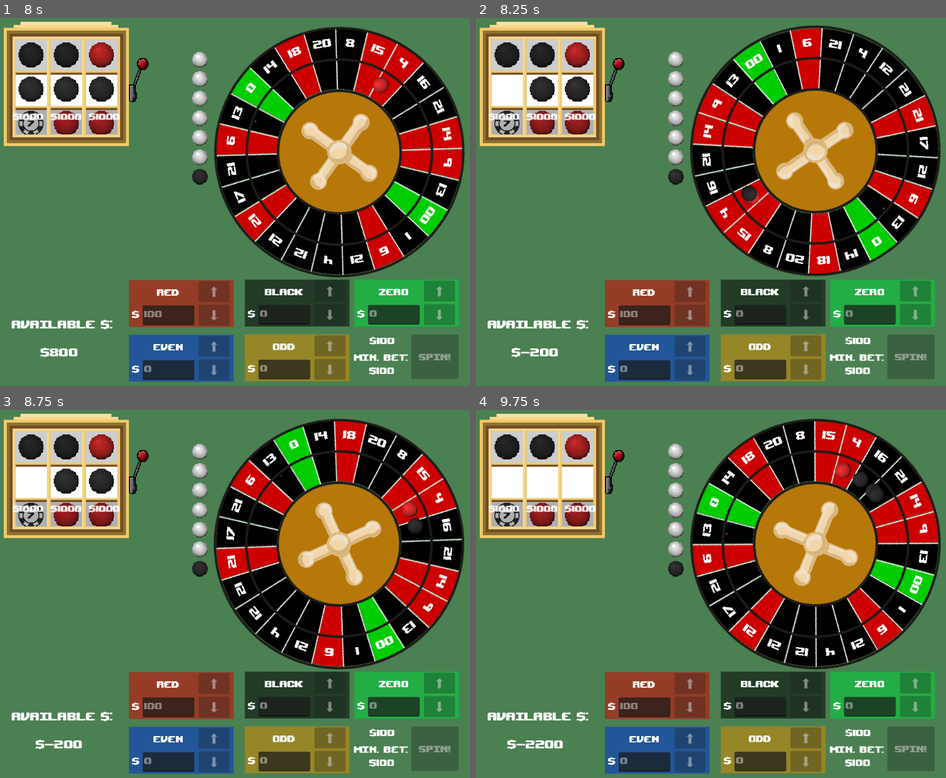
Above: before the commit, frames 1-4 (two rows, left to right).
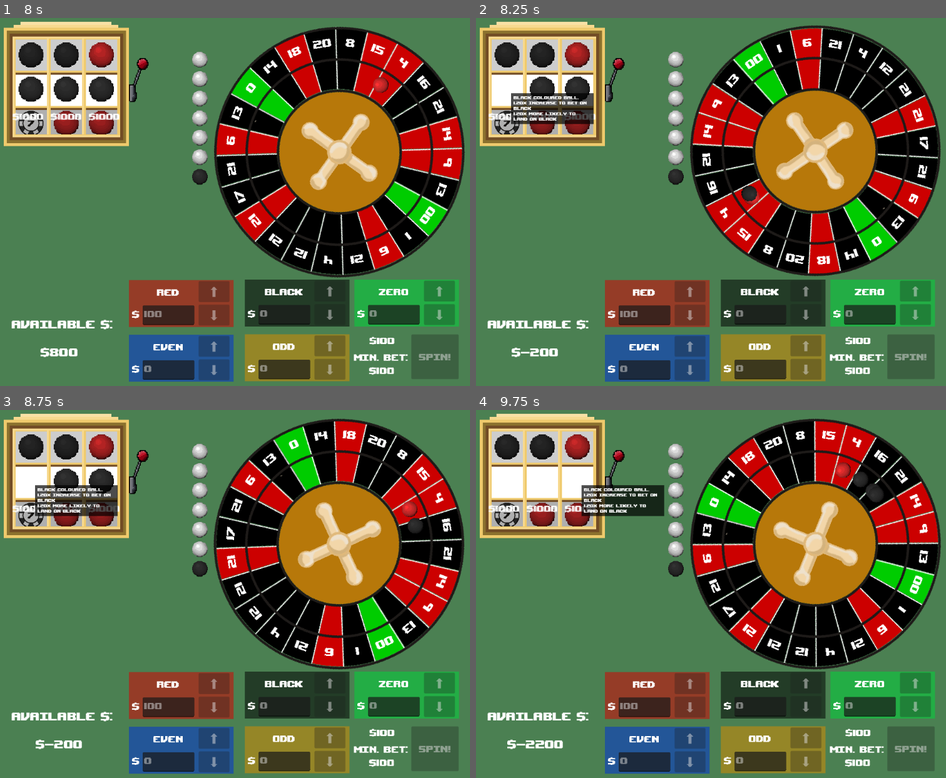
Above: after the commit, the same moments.

Repository: RossRKK/gmtk-game-jam-2025
Game: Godot game, scene res://scenes/roulette_scene.tscn
Two runs of this game, one before a commit and one after it. Both use one fixed random seed, a clock stepped at 60 frames per second and the inputs below. Sound files missing from this copy of the repository are replaced by a short silence.
Inputs (mouse positions are in pixels of both pictures, inside the frame that each line leads up to):
- Up to frame 1 (8 s): click (136, 84) at 0.5 s; click "⬆" at 1.25 s; click "Spin!" at 2 s; click (32, 87) at 2.77 s; click (65, 87) at 3.52 s; click (136, 84) at 4.25 s; click (103, 87) at 5.02 s; click (32, 87) at 5.77 s; click (65, 87) at 6.52 s; click (103, 87) at 7.27 s
- Up to frame 2 (8.25 s): click (508, 87) at 8.02 s
- Up to frame 3 (8.75 s): no input
- Up to frame 4 (9.75 s): click (541, 479) at 8.77 s; click (579, 479) at 9.5 s

Frame 1 is identical in both runs. In frame 2, 1.3% of the frame differs, in the area x 7-26%, y 20-29%; in frame 3, 1.3%; in frame 4, 1.5%, in the area x 22-41%, y 20-29%.

Commit message:
Added tooltips for powerups

Diff:
--- a/scenes/roulette_scene.tscn
+++ b/scenes/roulette_scene.tscn
@@ -85,15 +85,15 @@
 metadata/_custom_type_script = "uid://x11m5fkbtgsf"
 
 [node name="BackDrop" type="ColorRect" parent="ToolTip"]
-offset_right = 205.0
-offset_bottom = 99.0
+offset_right = 169.0
+offset_bottom = 63.0
 color = Color(0, 0, 0, 0.701961)
 
 [node name="TooltipText" type="RichTextLabel" parent="ToolTip"]
 offset_left = 5.0
 offset_top = 3.0
-offset_right = 201.0
-offset_bottom = 93.0
+offset_right = 165.0
+offset_bottom = 58.0
 theme = ExtResource("10_oygq2")
 text = "This is the tooltip"
 fit_content = true
--- a/scripts/balls/special_balls/coloured_ball.gd
+++ b/scripts/balls/special_balls/coloured_ball.gd
@@ -6,6 +6,7 @@
 @export var colour: Segment.RouletteColour
 
 @export var bet_multiplier: float = 1.2
+@export var affinity: float = 1.2
 @export var bet_multiplier_bonus: float = 0.
 
 static func make_coloured_ball(c: Segment.RouletteColour) -> ColouredBall:
@@ -26,7 +27,7 @@
 
 
 func segment_affinity(segment: Segment) -> float:
-	return 2. if segment.colour == colour else 1.
+	return affinity if segment.colour == colour else 1.
 
 func ball_effect(segment: Segment, bet: Bet) -> Bet:
 	if segment.colour != colour or !bet_type_matches_colour(bet.bet_type):
@@ -36,3 +37,8 @@
 	bet.bet_amount *= bet_multiplier
 
 	return bet
+
+
+func description() -> String:
+	var colour_name: String = Segment.RouletteColour.find_key(colour)
+	return "%s coloured ball.\n%.2fx increase to bet on %s\n%.2fx more likely to land on %s" % [colour_name, bet_multiplier, colour_name, affinity, colour_name]
--- a/scripts/power_up.gd
+++ b/scripts/power_up.gd
@@ -52,6 +52,18 @@
 
 func _ready() -> void:
 	pressed.connect(_on_pressed)
+	mouse_entered.connect(_mouse_entered)
+	mouse_exited.connect(_mouse_exited)
+
+var tool_tip_id = -1
+
+func _mouse_entered() -> void:
+	tool_tip_id = game.tool_tip.show_tool_tip(description())
+
+func _mouse_exited() -> void:
+	if tool_tip_id != -1:
+		game.tool_tip.hide_tool_tip(tool_tip_id)
+		tool_tip_id = -1
 
 # the user has clicked this power up and is activating it
 func activate() -> void:
@@ -71,3 +83,7 @@
 	game.player_inventory.update_money(-price())
 	activate()
 	game.last_used_power_up = self
+
+
+func description():
+	return "This power up doesn't have a description, very mysterious"
--- a/scripts/power_ups/power_up_ball.gd
+++ b/scripts/power_ups/power_up_ball.gd
@@ -22,3 +22,7 @@
 func activate() -> void:
 	super.activate()
 	Game.get_instance().roulette_wheel.receive_ball(ball)
+
+
+func description():
+	return ball.description()
--- a/scripts/power_ups/power_up_duplicate_power_up.gd
+++ b/scripts/power_ups/power_up_duplicate_power_up.gd
@@ -20,3 +20,6 @@
 		game.player_inventory.update_money(price())
 	else:
 		game.last_used_power_up.activate()
+
+func description() -> String:
+	return "Duplicate the last power up you used"
--- a/scripts/power_ups/power_up_duplicate_segment.gd
+++ b/scripts/power_ups/power_up_duplicate_segment.gd
@@ -30,3 +30,6 @@
 	super.activate()
 	game.event_bus.segment_clicked.connect(segment_clicked)
 	game.event_bus.help_text.emit("Click a segment to copy it")
+
+func description() -> String:
+	return "Duplicate a wheel segment"
--- a/scripts/power_ups/power_up_make_colour.gd
+++ b/scripts/power_ups/power_up_make_colour.gd
@@ -32,3 +32,6 @@
 	super.activate()
 	game.event_bus.segment_clicked.connect(segment_clicked)
 	game.event_bus.help_text.emit("Click a segment to make it %s" % ["black" if colour == Segment.RouletteColour.Black else "red"])
+
+func description() -> String:
+	return "Make a segment %s" % Segment.RouletteColour.find_key(colour)
--- a/scripts/power_ups/power_up_make_number.gd
+++ b/scripts/power_ups/power_up_make_number.gd
@@ -25,3 +25,7 @@
 	super.activate()
 	game.event_bus.segment_clicked.connect(segment_clicked)
 	game.event_bus.help_text.emit("Click a segment to make it %d" % number)
+
+
+func description() -> String:
+	return "Make a segment %d" % number
--- a/scripts/roulette_wheel/segment.gd
+++ b/scripts/roulette_wheel/segment.gd
@@ -76,6 +76,7 @@
 	is_highlighted = false
 	if tool_tip_id != -1:
 		game.tool_tip.hide_tool_tip(tool_tip_id)
+		tool_tip_id = -1
 
 #func is_point_in_area(point: Vector2, area: Area2D) -> bool:
 	#var space_state = get_world_2d().direct_space_state
